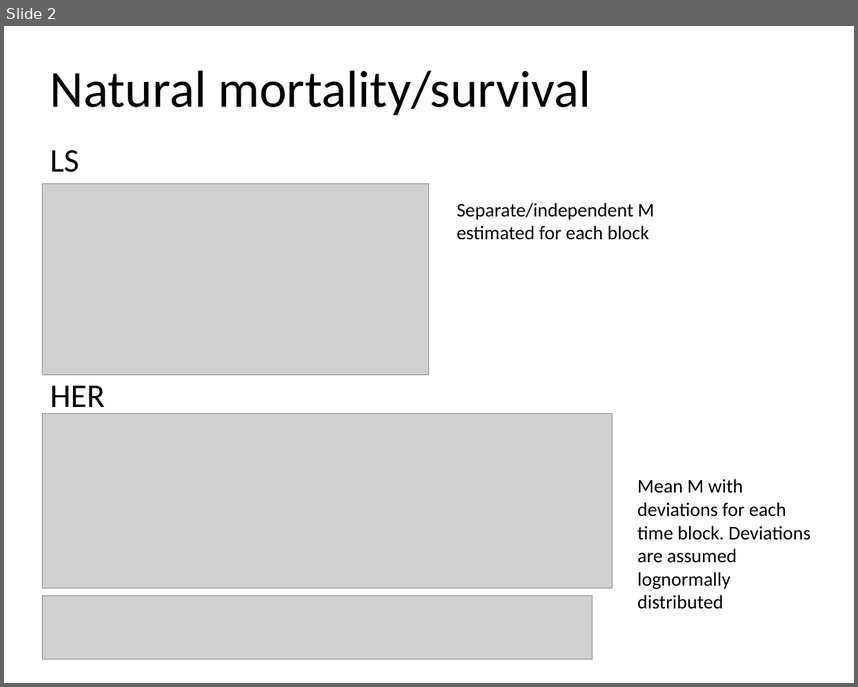
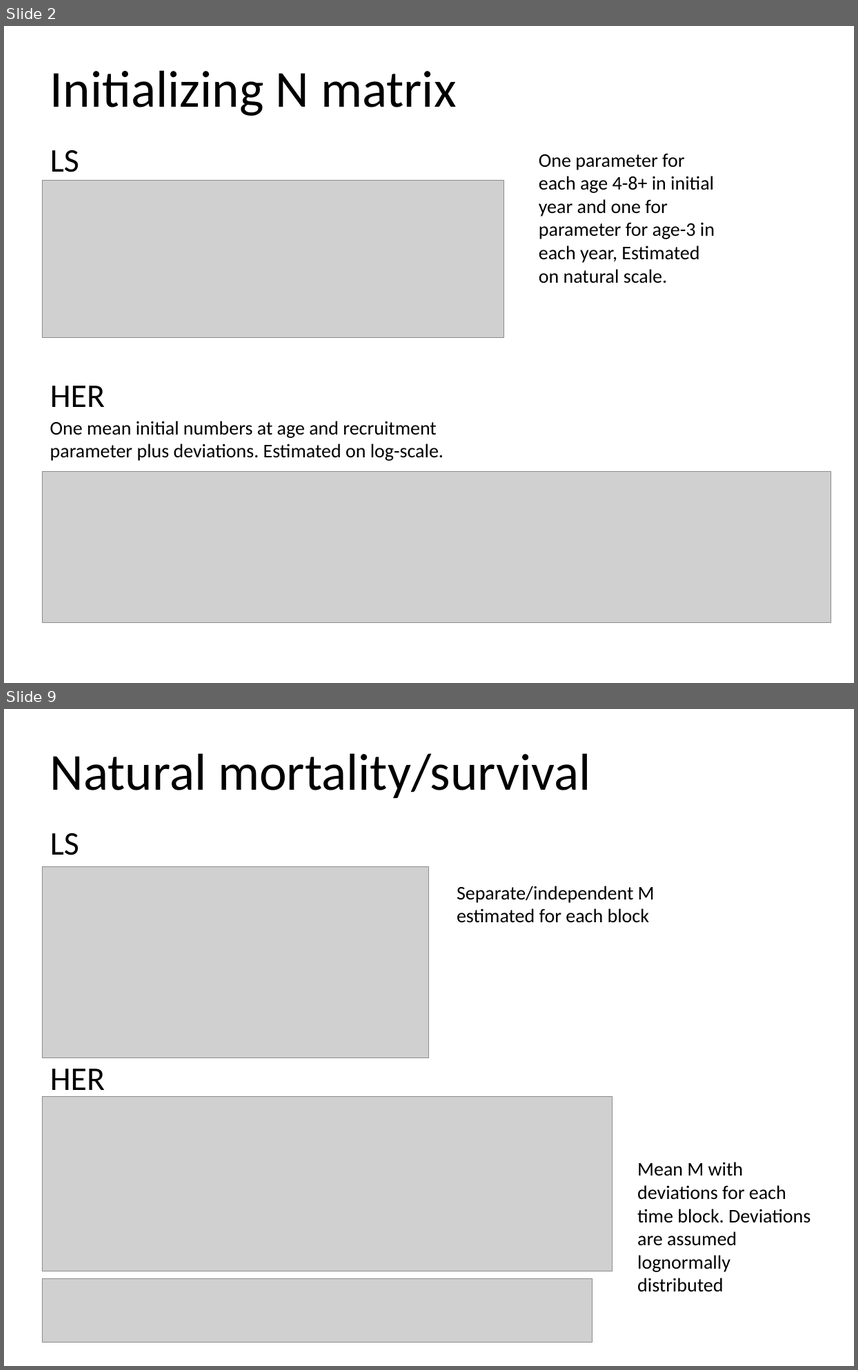
Before and after one commit to commfish/AlaskaHerring, a slide deck: technical_docs/popdy_her_ls.pptx. Shown one above the other, each under a label of ours: slide 2 before the commit, slides 2 and 9 after it; the slides between them are not shown. The pictures are 858x687 and 858x1370 pixels, drawn with LibreOffice and Linux fonts; fonts in the diff are those of the drawing; grey boxes stand for pictures. Boxes give left, top, right and bottom in pixels: in the first picture for what was removed or moved away, otherwise in the second. Text is boxed around its words. In the diff, an @@ line names an element or a change of style, - is before the commit and + after.

```diff
--- a/technical_docs/popdy_her_ls.pptx
+++ b/technical_docs/popdy_her_ls.pptx
@@ slide 2 added at [4,26,854,683], background #FFFFFF @@
@@ title added at [50,70,457,116], 48.4 pt, text #000000 @@
+Initializing N matrix
@@ text added at [50,150,79,172], 30.8 pt, text #000000 @@
+LS
@@ text added at [539,153,715,283], 18 pt, text #000000 @@
+One parameter for each age 4-8+ in initial year and one for parameter for age-3 in each year, Estimated on natural scale.
@@ picture added at [43,180,504,337] @@
@@ text added at [50,385,105,407], 30.8 pt, text #000000 @@
+HER
@@ text added at [50,421,444,461], 18 pt, text #000000 @@
+One mean initial numbers at age and recruitment parameter plus deviations. Estimated on log-scale.
@@ picture added at [43,472,832,624] @@
@@ what was slide 2 is now slide 9 @@
```
Also in this commit, not shown: 1 slide changed, 6 other slides added, 1 slide removed, 7 other files.
